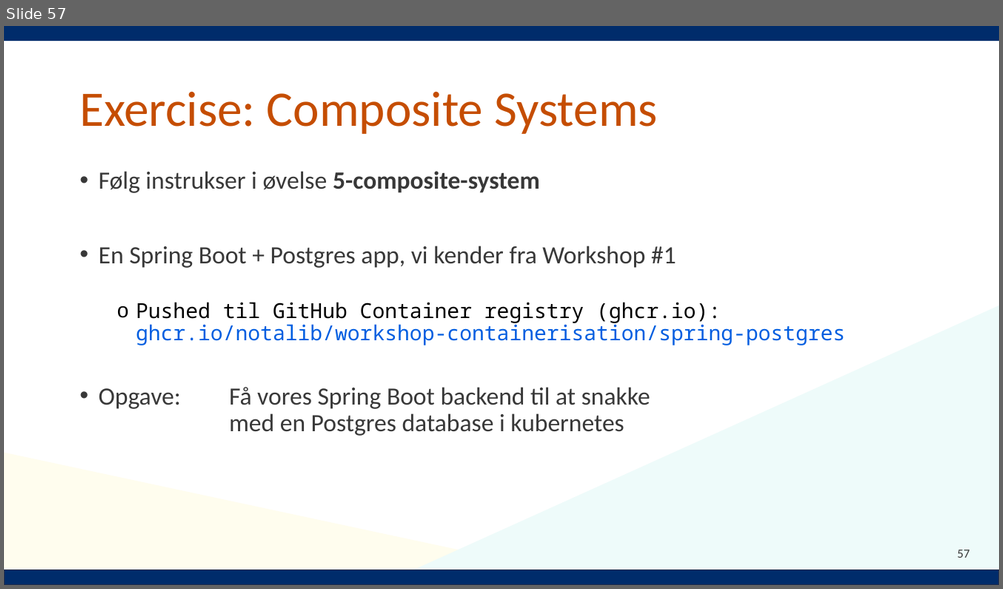
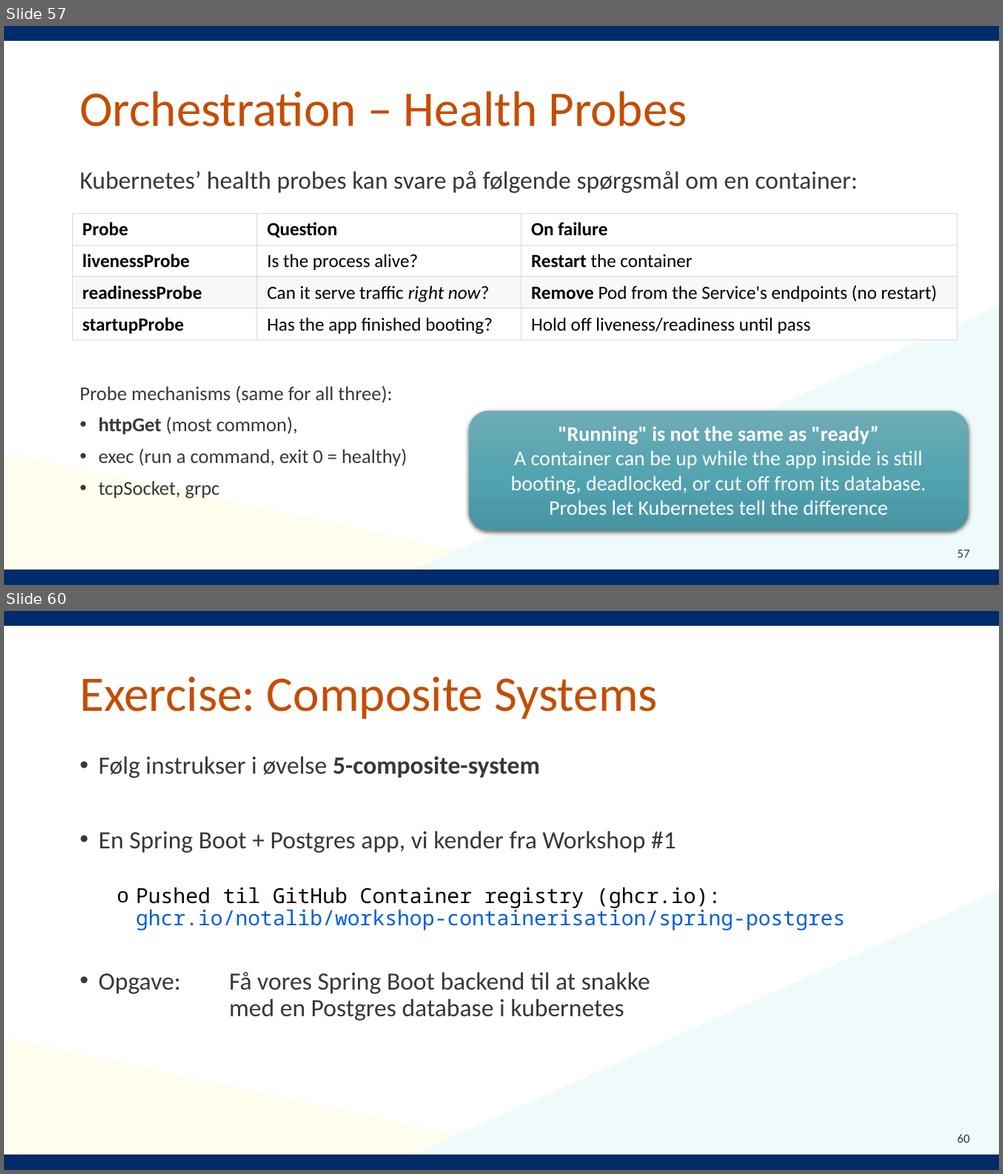
Before and after one commit to Notalib/workshop-kubernetes, a slide deck: Kubernetes_workshop.pptx. Shown one above the other, each under a label of ours: slide 57 before the commit, slides 57 and 60 after it; the slides between them are not shown. The pictures are 1003x589 and 1003x1174 pixels, drawn with LibreOffice and Linux fonts; fonts in the diff are those of the drawing; background and template pictures are left out. Boxes give left, top, right and bottom in pixels: in the first picture for what was removed or moved away, otherwise in the second. Text is boxed around its words. In the diff, an @@ line names an element or a change of style, - is before the commit and + after.

```diff
--- a/Kubernetes_workshop.pptx
+++ b/Kubernetes_workshop.pptx
@@ slide 57 added at (x1=4, y1=26, x2=999, y2=585), background #FFFFFF; not listed: 5 template elements that a slide beside it also shows @@
@@ title added at (x1=79, y1=91, x2=687, y2=127), 48 pt, text #C54D02 @@
+Orchestration – Health Probes
@@ text added at (x1=79, y1=171, x2=858, y2=499), 19 pt, text #383838 @@
+Kubernetes’ health probes kan svare på følgende spørgsmål om en container:
+Probe mechanisms (same for all three):
+• httpGet (most common),
+• exec (run a command, exit 0 = healthy)
+• tcpSocket, grpc
@@ table added at (x1=73, y1=213, x2=957, y2=340), 4 rows, 3 columns @@
+Probe | Question | On failure
+livenessProbe | Is the process alive? | Restart the container
+readinessProbe | Can it serve traffic right now? | Remove Pod from the Service's endpoints (no restart)
+startupProbe | Has the app finished booting? | Hold off liveness/readiness until pass
@@ rounded rectangle added at (x1=469, y1=411, x2=968, y2=531), fill gradient #70ACB7 to #56A5B2 to #4896A3, 20 pt, text #FFFFFF @@
+"Running" is not the same as "ready”
+A container can be up while the app inside is still booting, deadlocked, or cut off from its database. Probes let Kubernetes tell the difference
@@ what was slide 57 is now slide 60 @@
@@ page number at (x1=957, y1=1134, x2=970, y2=1143): text changed @@
-57
+60
```
Also in this commit, not shown: 14 slides changed, 5 other slides added, 3 slides removed, 10 other files.
